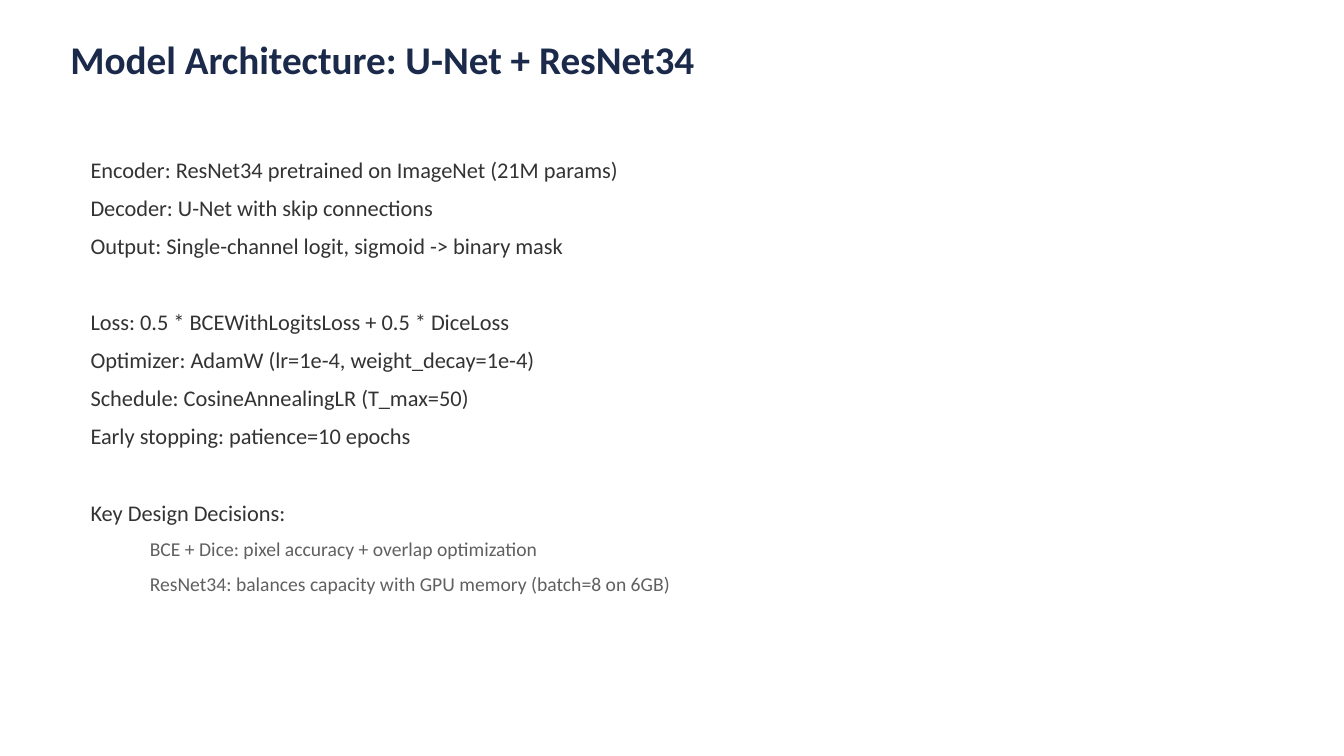
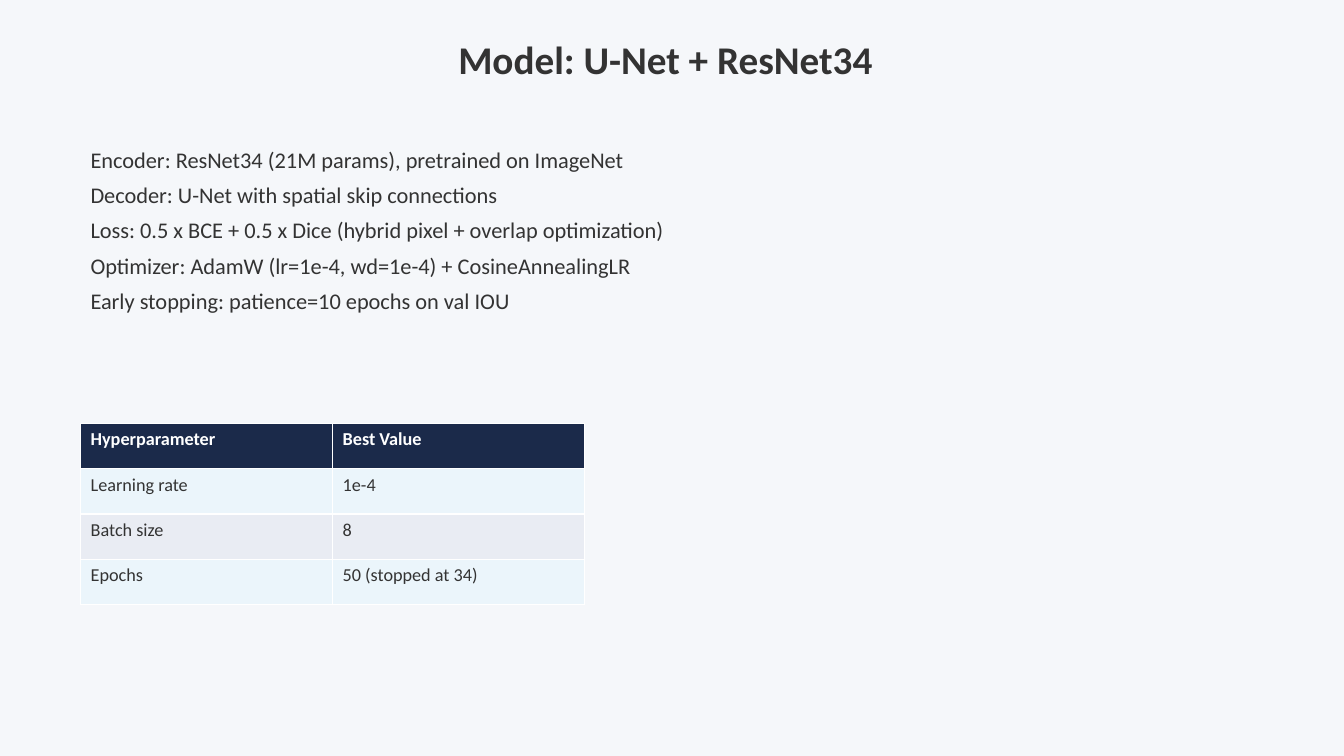
Before and after one commit to Angelgupta13/water-segementation, a slide deck: slide 3 of presentation.pptx. Drawn at 1344x756 pixels with LibreOffice and Linux fonts; fonts in the diff are those of the drawing. Boxes give left, top, right and bottom in pixels: in the first picture for what was removed or moved away, otherwise in the second. Text is boxed around its words. In the diff, an @@ line names an element or a change of style, - is before the commit and + after.

```diff
--- a/presentation.pptx
+++ b/presentation.pptx
@@ background #FFFFFF to #F5F7FA @@
@@ text at bbox=[458, 46, 872, 75]: text changed; text colour #1B2A4A to #333333 @@
-Model Architecture: U-Net + ResNet34
+Model: U-Net + ResNet34
@@ text at bbox=[91, 152, 663, 313]: text changed @@
-Encoder: ResNet34 pretrained on ImageNet (21M params)
-Decoder: U-Net with skip connections
-Output: Single-channel logit, sigmoid -> binary mask
-Loss: 0.5 * BCEWithLogitsLoss + 0.5 * DiceLoss
-Optimizer: AdamW (lr=1e-4, weight_decay=1e-4)
-Schedule: CosineAnnealingLR (T_max=50)
-Early stopping: patience=10 epochs
-Key Design Decisions:
-  BCE + Dice: pixel accuracy + overlap optimization
-  ResNet34: balances capacity with GPU memory (batch=8 on 6GB)
+Encoder: ResNet34 (21M params), pretrained on ImageNet
+Decoder: U-Net with spatial skip connections
+Loss: 0.5 x BCE + 0.5 x Dice (hybrid pixel + overlap optimization)
+Optimizer: AdamW (lr=1e-4, wd=1e-4) + CosineAnnealingLR
+Early stopping: patience=10 epochs on val IOU
@@ table added at bbox=[81, 423, 585, 605], 4 rows, 2 columns @@
+Hyperparameter | Best Value
+Learning rate | 1e-4
+Batch size | 8
+Epochs | 50 (stopped at 34)
```
Also in this commit, not shown: 6 other slides changed, 1 slide added, 1 slide removed, 4 other files.
